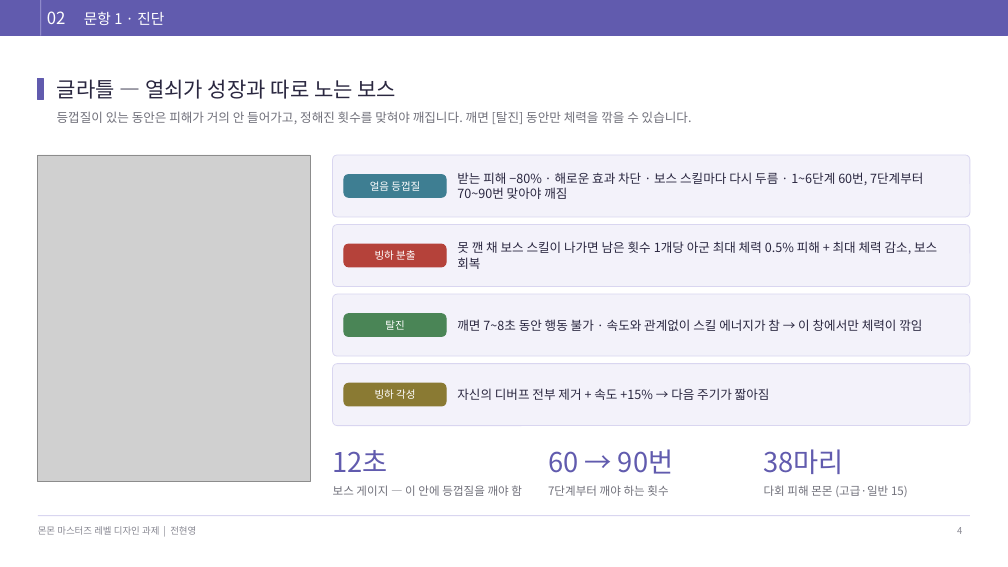
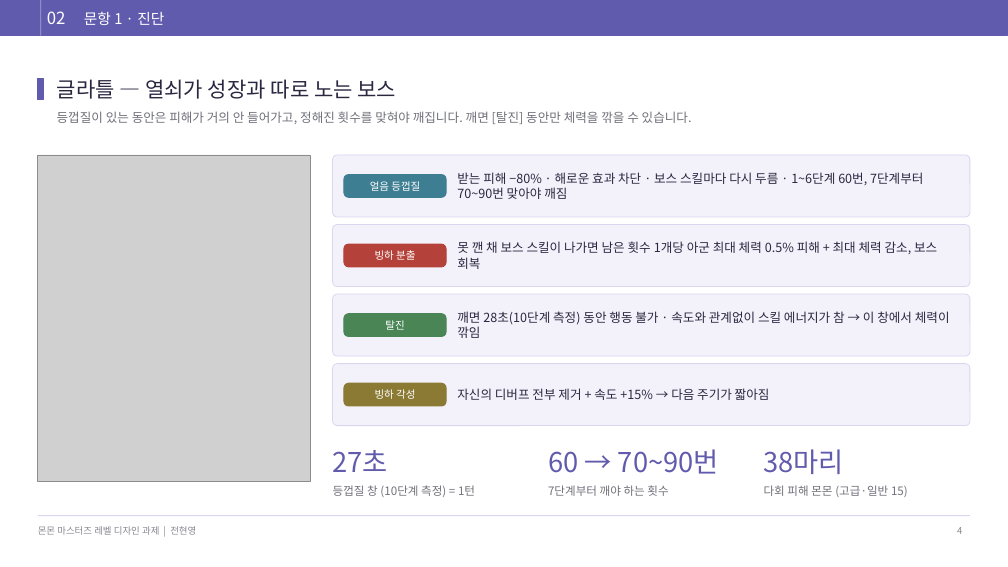
Before and after one commit to junhy96/MonMonCombat, a slide deck: slide 4 of docs/deck/monmon-assignment-draft.pptx. Drawn at 1008x567 pixels with LibreOffice and Linux fonts; fonts in the diff are those of the drawing; grey boxes stand for pictures. Boxes give left, top, right and bottom in pixels: in the first picture for what was removed or moved away, otherwise in the second. Text is boxed around its words. In the diff, an @@ line names an element or a change of style, - is before the commit and + after.

```diff
--- a/docs/deck/monmon-assignment-draft.pptx
+++ b/docs/deck/monmon-assignment-draft.pptx
@@ text at <box>457,311,950,338</box>: text changed @@
-깨면 7~8초 동안 행동 불가 · 속도와 관계없이 스킬 에너지가 참 → 이 창에서만 체력이 깎임
+깨면 28초(10단계 측정) 동안 행동 불가 · 속도와 관계없이 스킬 에너지가 참 → 이 창에서 체력이 깎임
@@ text at <box>548,449,719,474</box>: text changed @@
-60 → 90번
+60 → 70~90번
@@ text at <box>333,450,388,472</box>: text changed @@
-12초
+27초
@@ text at <box>333,485,475,497</box>: text changed @@
-보스 게이지 — 이 안에 등껍질을 깨야 함
+등껍질 창 (10단계 측정) = 1턴
```
Also in this commit, not shown: 15 other slides changed, 26 other files.
